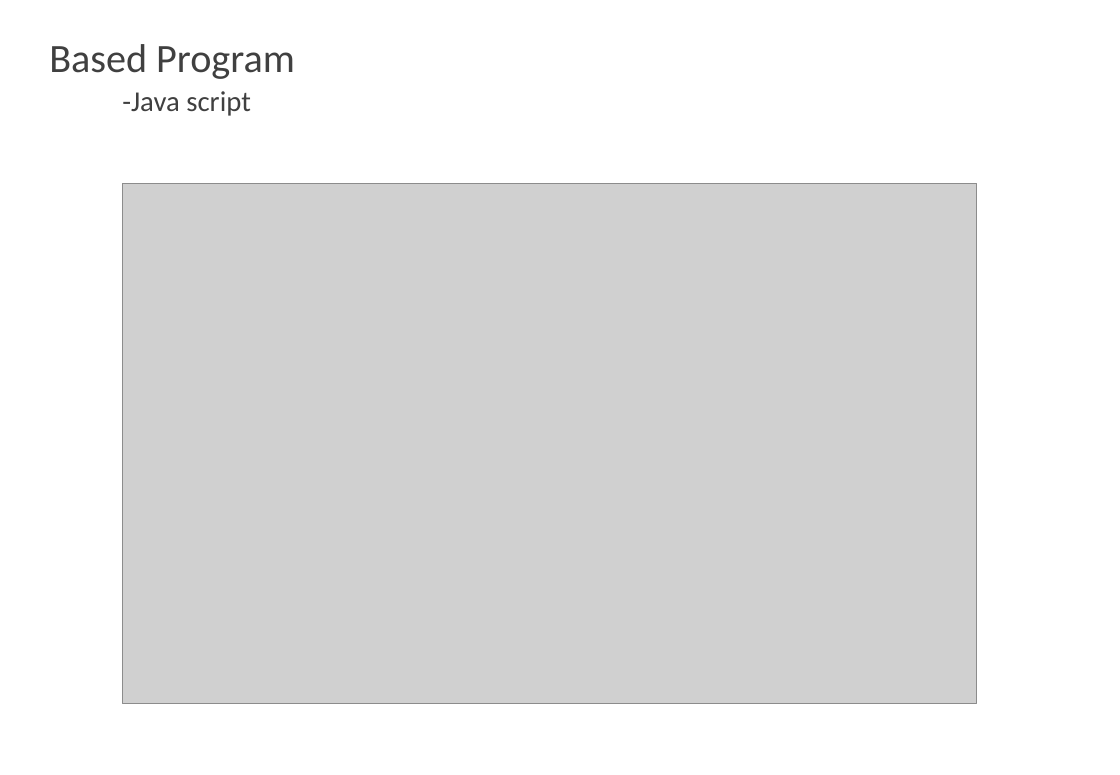
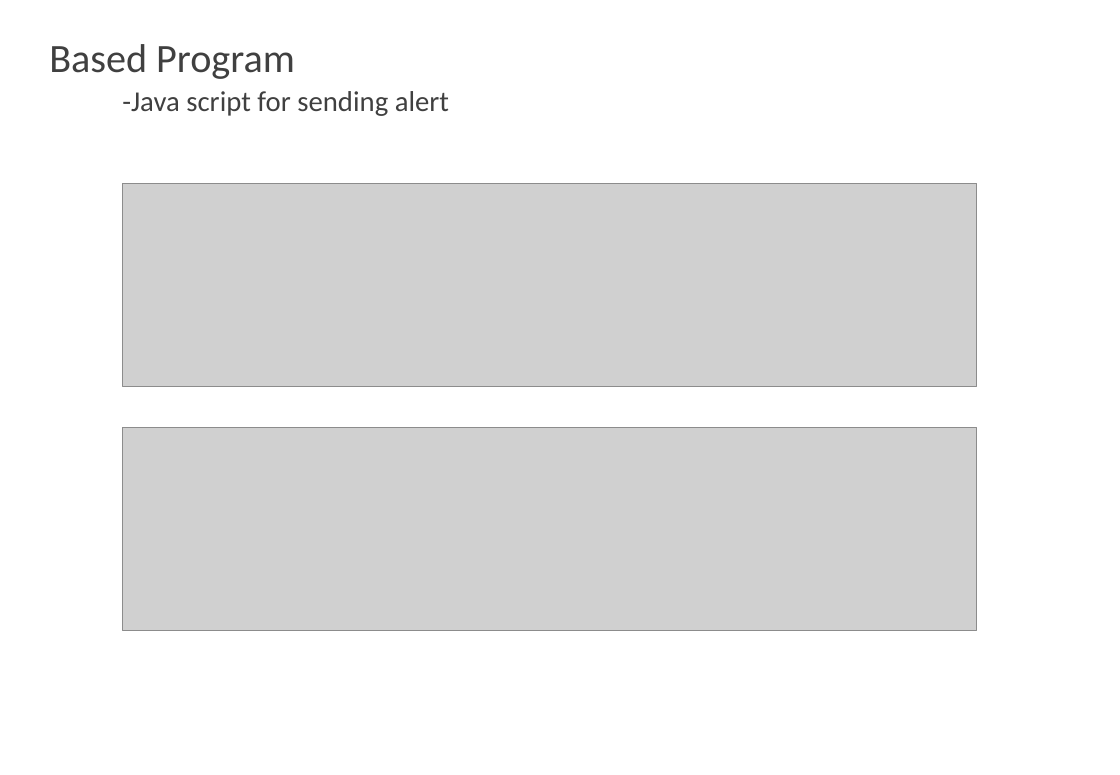
Before and after one commit to lkiung/skkuSE10, a slide deck: slide 15 of SE ppt.pptx (slide 13 before the commit). Drawn at 1120x775 pixels with LibreOffice and Linux fonts; fonts in the diff are those of the drawing; grey boxes stand for pictures. Boxes give left, top, right and bottom in pixels: in the first picture for what was removed or moved away, otherwise in the second. Text is boxed around its words. In the diff, an @@ line names an element or a change of style, - is before the commit and + after.

Commit message:
ppt ver2
Now I'm updating final ver of our ppt.

```diff
--- a/SE ppt.pptx
+++ b/SE ppt.pptx
@@ text at [122,91,449,116]: text changed @@
--Java script
+-Java script for sending alert
@@ picture removed at [122,183,977,704] @@
@@ picture added at [122,183,977,387] @@
@@ picture added at [122,427,977,631] @@
```
Also in this commit, not shown: 3 other slides changed, 1 slide added.
